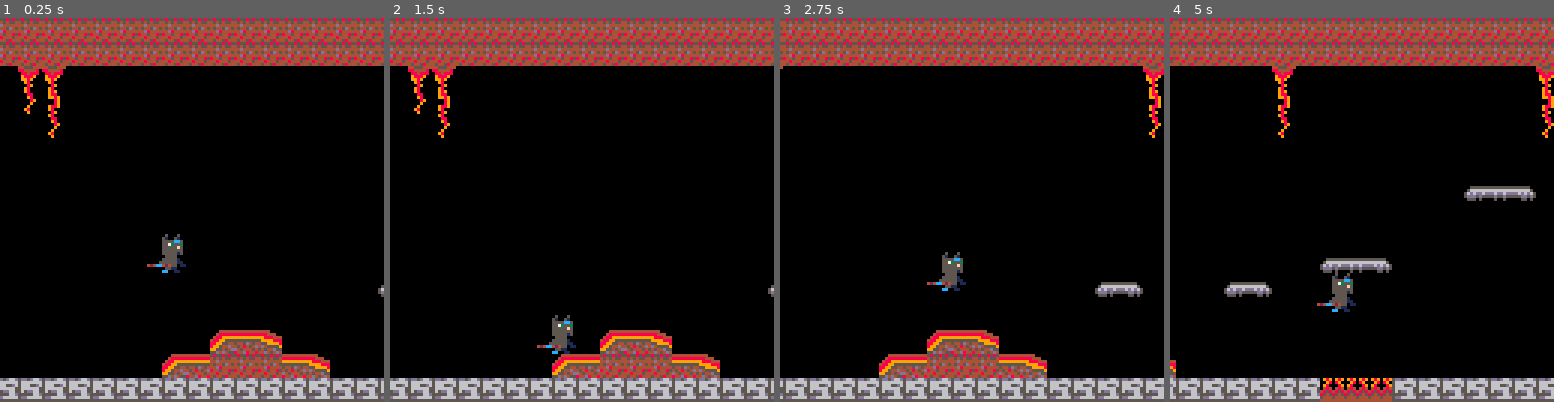
Above: before the commit, frames 1-4 (left to right).
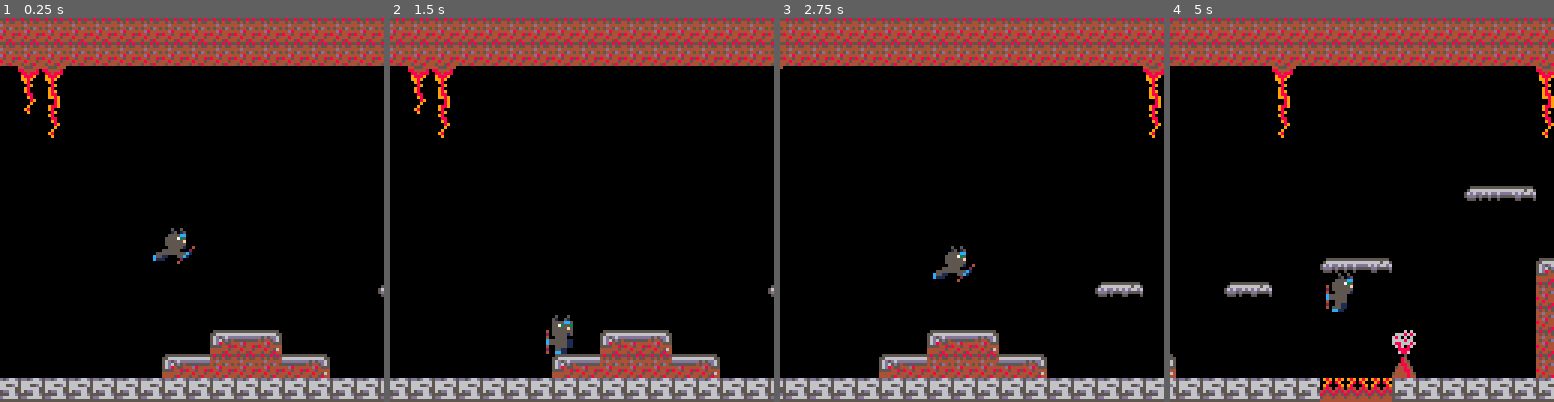
Above: after the commit, the same moments.

Repository: adatechschool/projet-collectif-pico-8-team-chaang
Game: PICO-8 cartridge chavatar.p8
Two runs of this game, one before a commit and one after it. Both use one fixed random seed, a clock stepped at 60 frames per second and the inputs below.
Inputs:
- Up to frame 1 (0.25 s): no input
- Up to frame 2 (1.5 s): no input
- Up to frame 3 (2.75 s): hold Right 1.6-2.1 s; hold Up 2.15-2.42 s; hold Right from 2.47 s (still down)
- Up to frame 4 (5 s): release Right at 3.03 s; hold Left 3.08-3.58 s; hold Right 4.02-4.68 s; hold Up from 4.73 s (still down)

The runs differ from the first frame. In frame 1, 2.7% of the frame differs, in the area x 38-86%, y 54-94%; in frame 2, 2.2%; in frame 3, 2.8%; in frame 4, 2.9%, in the area x 0-100%, y 43-94%.

Commit message:
fonctionnalité de base fini

Diff:
--- a/chavatar.p8
+++ b/chavatar.p8
@@ -43,7 +43,7 @@
 --update and draw
 function _update()
 		player_update()
---		player_animate()
+  player_animate()
 
 		--simple camera
 		cam_x=player.x-55+(player.w/2)
@@ -195,6 +195,94 @@
 		end
 end
 
+function player_animate()
+  if player.jumping then
+    player.sp=96
+  elseif player.falling then
+    player.sp=98
+  elseif player.sliding then
+    player.sp=102
+  elseif player.running then
+    if time()-player.anim>.1 then
+      player.anim=time()
+      player.sp+=2
+      if player.sp>74 then
+        player.sp=68
+      end
+    end
+  else --player idle
+    if time()-player.anim>.3 then
+      player.anim=time()
+      player.sp+=2
+      if player.sp>66 then
+        player.sp=64
+      end
+    end
+  end
+end
+…(63 lines of a section not shown)…
 
 
 
@@ -262,7 +350,7 @@
 
 
 __gff__
-0003030000030300000000000101000101030301020303000000000100000001000000000000000000000000000000010000000100000003000003030301010100000000000000000000000000000000000000000000000000000000000000000000000000000000000000000000000000000000000000000000000000000000
+0003030000030300000000000101000100030301020303000000000100000001000000000000000000000000000000010000000100000003000003030301010100000000000000000000000000000000000000000000000000000000000000000000000000000000000000000000000000000000000000000000000000000000
 0000000000000000000000000000000000000000000000000000000000000000000000000000000000000000000000000000000000000000000000000000000000000000000000000000000000000000000000000000000000000000000000000000000000000000000000000000000000000000000000000000000000000000
 __map__
 3737373737373737373737373737373737373737373737373737373737373737373737373737373737373737373737373737373737373737373737373737373737320000000000000000000000000000000000000000000000000000000000000000000000000000000000000000000000000000000000000000000000000000
@@ -272,14 +360,14 @@
 0000003900000000000000000000000000000039000000000000000000003900000000000000000000000000380000000000000000000000000000000039000000000000000000000000000000000000000000000000000000000000000000000000000000000000000000000000000000000000000000000000000000000000
 0000000000000000000000000000000000000000000000000000000000000000000000000000000000000000390000000000000000000000000000000000000000000000000000000000000000000000000000000000000000000000000000000000000000000000000000000000000000000000000000000000000000000000
 0000000000000000000000000000000000000000000000000000000000000000000000000000000000000000000000000000000000000000000000000000000000000000000000000000000000000000000000000000000000000000000000000000000000000000000000000000000000000000000000000000000000000000
-0000000000000000000000000000000000000000000000000000003d3e3f0000000000000000000000000000000000000000000000000000000000000000000000000000000000000000000000000000000000000000000000000000000000000000000000000000000000000000000000000000000000000000000000000000
-000000000000000000000000000000000000000000000000000000000000000000003d3f000000000000000000000000000000000000003d3e3f00000000000000000000000000000000000000000000000000000000000000000000000000000000000000000000000000000000000000000000000000000000000000000000
-0000000000000000000000000000000000000000000000000000000000000000000000000000000000000000000000000000000000000000000000000000000000000000000000000000000000000000000000000000000000000000000000000000000000000000000000000000000000000000000000000000000000000000
-0000000000000000000000000000000000000000003d3e3f00000000000000000000000000000000000000000000000000003d3f00000000000000000000000000000000000000000000000000000000000000000000000000000000000000000000000000000000000000000000000000000000000000000000000000000000
-00000000000000000000000000000000003d3f00000000000000000000000000000000000000000000000000000000000000000000000000000000000000000000000000000000000000000000000000000000000000000000000000000000000000000000000000000000000000000000000000000000000000000000000000
-000000000000000000000000000000000000000000000000000000000000000000000000000000000000003a3b3c00000000000000000000000000000000000000000000000000000000000000000000000000000000000000000000000000000000000000000000000000000000000000000000000000000000000000000000
-000000000000000000003a3b3c00000000000000000000000000000000000031000000000000000000003a3737373c000000000000000000000000000000000000000000000000000000000000000000000000000000000000000000000000000000000000000000000000000000000000000000000000000000000000000000
-00000000000000003a3b3737373b3c00000000000000000000000000000000300000000000000000003a37373737373c0000000000000000000000000000000000000000000000000000000000000000000000000000000000000000000000000000000000000000000000000000000000000000000000000000000000000000
+0000000000000000000000000000000000000000000000000000003d3e3f0000000000000000000000000000000000000000000000000000000000808182838485868700000000000000000000000000000000000000000000000000000000000000000000000000000000000000000000000000000000000000000000000000
+000000000000000000000000000000000000000000000000000000000000000000003d3f000000000000000000000000000000000000003d3e3f00909192939495969700000000000000000000000000000000000000000000000000000000000000000000000000000000000000000000000000000000000000000000000000
+000000000000000000000000000000000000000000000000000000000000003a3b3b3c000000000000000000000000000000000000000000000000a0a1a2a3a4a5a6a700000000000000000000000000000000000000000000000000000000000000000000000000000000000000000000000000000000000000000000000000
+0000000000000000000000000000000000000000003d3e3f0000000000003a373737370000000000000000000000000000003d3f00000000000000b0b1b2b3b4b5b6b700000000000000000000000000000000000000000000000000000000000000000000000000000000000000000000000000000000000000000000000000
+00000000000000000000000000000000003d3f00000000000000000000003737373737c0c1c2c3c0c1c2c3c0c1c2c3c0c1c2c3c0c1c2c3c0c1c2c3c0c1c2c3c4c5c6c700000000000000000000000000000000000000000000000000000000000000000000000000000000000000000000000000000000000000000000000000
+00000000000000000000000000000000000000000000000000000000000037373737373b3cd2d3d0d1d2d3d0d1d2d3d0d1d2d3d0d1d2d3d0d1d2d3d0d1d2d3d4d5d6d700000000000000000000000000000000000000000000000000000000000000000000000000000000000000000000000000000000000000000000000000
+000000000000000000003a3b3c000000000000000000000031000000000037373737373737e2e3e0e1e2e3e0e13a3b3ce1e2e3e0e1e2e3e0e1e2e3e0e1e2e3e4e5e6e700000000000000000000000000000000000000000000000000000000000000000000000000000000000000000000000000000000000000000000000000
+00000000000000003a3b3737373b3c00000000000000000030000000000037373737373737f2f3f0f1f2f3f03a3737373cf2f3f0f1f2f3f0f1f2f3f0f1f2f3f4f5f6f700000000000000000000000000000000000000000000000000000000000000000000000000000000000000000000000000000000000000000000000000
 3333333333333333333333333333333333333333333434343333333333333333333333333333333333333333333333333333333333333335353533333333333333000000000000000000000000000000000000000000000000000000000000000000000000000000000000000000000000000000000000000000000000000000
 3333333333333333333333333333333333333333333333333333333333333333333333333333333333333333333333333333333333333333333333333333333333000000000000000000000000000000000000000000000000000000000000000000000000000000000000000000000000000000000000000000000000000000
 2626262626262626262626262626262626262626262626262626262626262626262626262626262626262626262626262626262626262626262626262626262626000000000000000000000000000000000000000000000000000000000000000000000000000000000000000000000000000000000000000000000000000000
Not shown, changed: 72 lines of the sprite sheet (__gfx__) section of chavatar.p8
